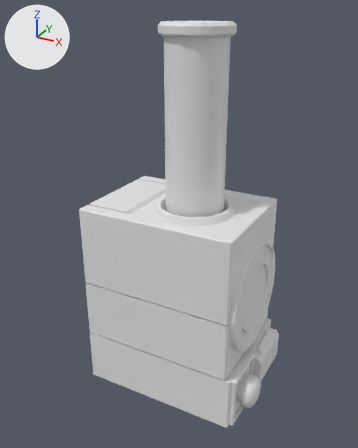
The FBX model The Outer Frame/Assets/Models/progresorModule-model.fbx, before and after one commit.
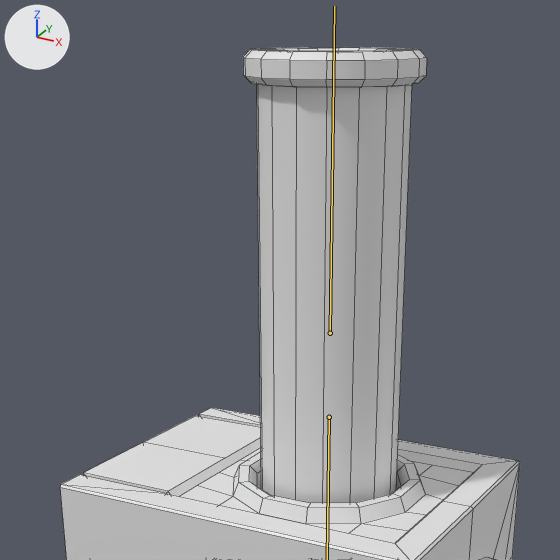
There are two pictures of each version: one whole from a camera (50 mm lens) standing at (0.156, -0.288, 0.272) and looking at (0.0, -0.005, 0.13), one close up on the part from 15% to 82% of the width and 0% to 54% of the height. Arrows for +X, +Y and +Z are at upper left; the lights stay in place. Both versions are drawn at frame 24 of the action 'progresorModule armature|receiveMessage'; the numbers are the values there. The bones that bend it are drawn over the model as lines in the close-ups. The close-ups show mesh edges as thin lines.

Objects in the first close-up: 'module message cyllinder', 'progresor module'.
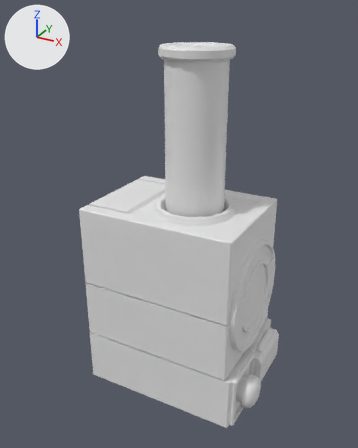
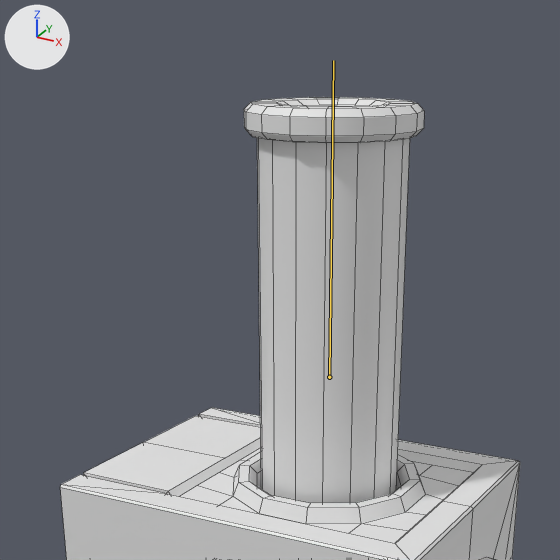
Diff of the bpy script that builds the scene:
```diff
--- a/The Outer Frame/Assets/Models/progresorModule-model.fbx.py
+++ b/The Outer Frame/Assets/Models/progresorModule-model.fbx.py
@@ bone_cyllinder @@
 bone_cyllinder = bpy.data.objects['progresorModule armature'].pose.bones['cyllinder']  # child of 'BASE'
-bone_cyllinder.location = (0.0, 0.0, 0.0)
+bone_cyllinder.location = (0.0, -0.013, 0.0)
@@ bone_message @@
 bone_message = bpy.data.objects['progresorModule armature'].pose.bones['message']  # child of 'cyllinder'
-bone_message.location = (0.0, -0.06, 0.0)
-bone_message.rotation_quaternion = (-0.383, 0.0, 0.924, 0.0)  # degrees (0, -135, 0)
+bone_message.location = (0.0, -0.0139, 0.0)
+bone_message.rotation_quaternion = (0.966, 0.0, 0.082, 0.0)  # degrees (0, 10, 0)
```

Boxes (x1, y1, x2, y2) around the edits, measured in the close-ups (560 x 560 px):
'module message cyllinder', posed
    before: (243, 47, 427, 503)
    after: (244, 97, 424, 503)
bone 'cyllinder', root to tip
    before: (330, 333) to (334, 6)
    after: (329, 377) to (333, 60)
